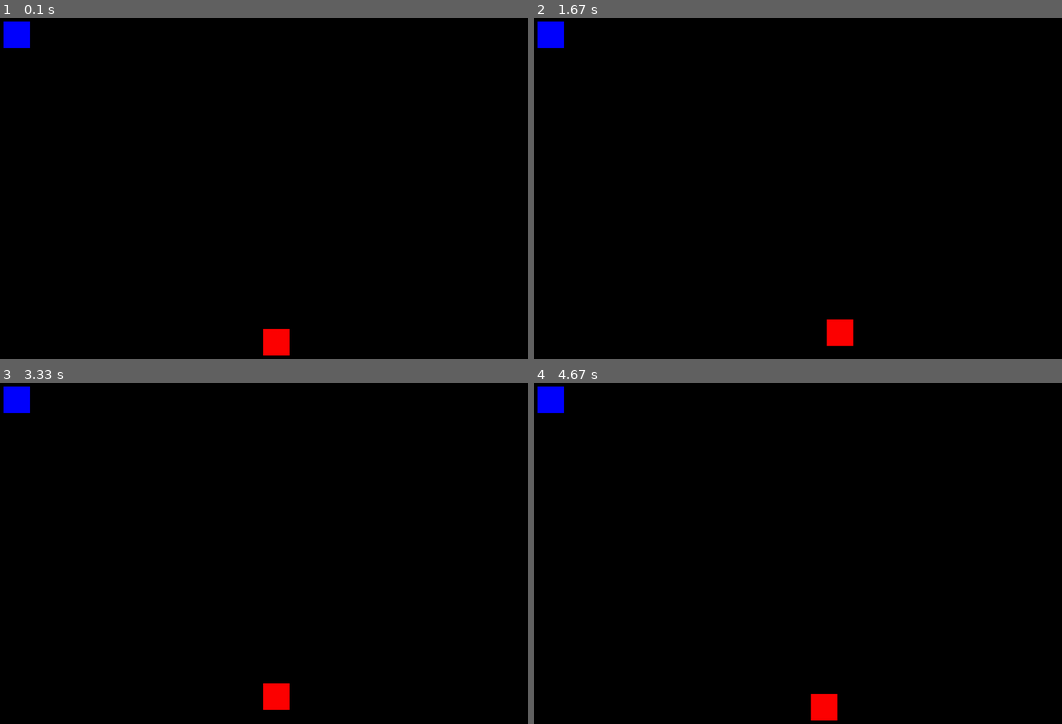
Above: before the commit, frames 1-4 (two rows, left to right).
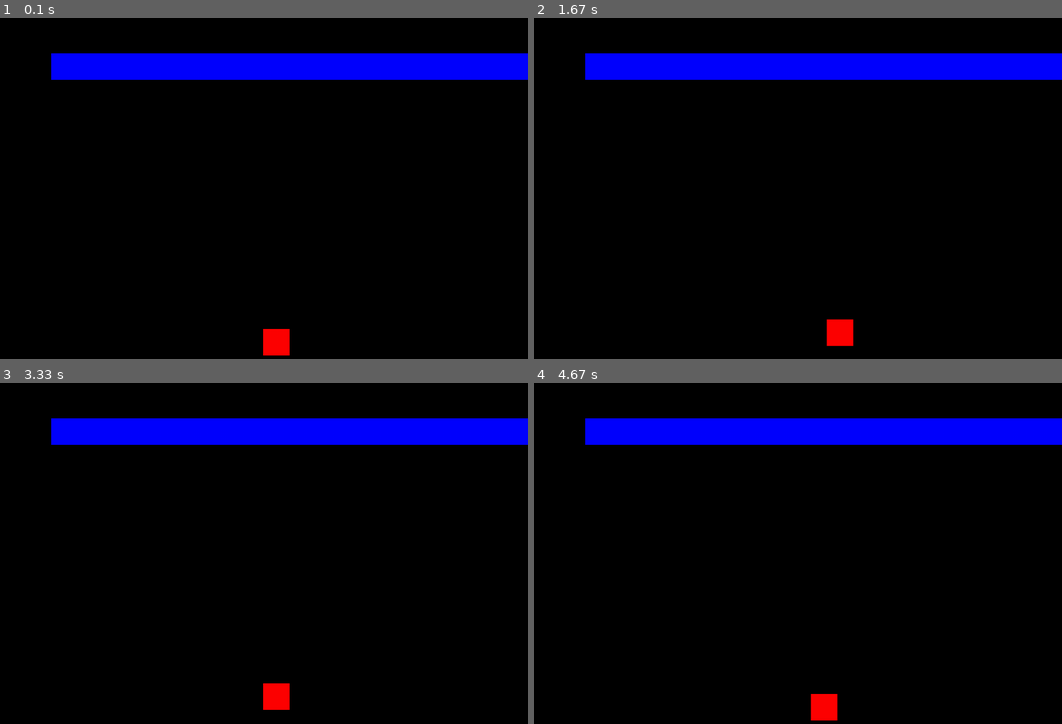
Above: after the commit, the same moments.

Repository: zeroIQ2018/Pygame-Test
Game: pygame game, started from app.py
Same seed, same stepped clock (60 frames per second), same inputs: the game is played once before the commit and once after it.
Inputs:
- Up to frame 1 (0.1 s): no input
- Up to frame 2 (1.67 s): hold D 0.33-0.8 s; hold W 0.83-1.13 s; hold D 1.17-1.63 s
- Up to frame 3 (3.33 s): hold A 1.67-2.2 s; hold S 2.23-2.53 s; hold A 2.57-2.97 s; hold W from 3 s (still down)
- Up to frame 4 (4.67 s): release W at 3.37 s; hold D 3.4-4.03 s; hold S 4.07-4.43 s; hold A from 4.47 s (still down)

The runs differ from the first frame. In frame 1, 7.4% of the frame differs, in the area x 0-100%, y 1-19%; in frame 2, 7.4%; in frame 3, 7.4%; in frame 4, 7.4%.

Commit message:
collisions now work

Diff:
--- a/app.py
+++ b/app.py
@@ -9,28 +9,45 @@
 pygame.display.set_caption('Movement')
 
 
+class Buscemi():
+
+
+    def draw(self):
+        return pygame.draw.rect(screen,"blue",(100,80,1000,50))
+
+
 class Player:
-    def __init__(self,vel,x,y):
+    def __init__(self,vel,x,y,buscemi):
         self.vel = vel
+        self.buscemi=buscemi
 
         self.x = x
         self.y = y
+        self.xold = None
+        self.yold = None
         self.jump = False
+        self.draw()
 
     def move(self):
-        k = pygame.key.get_pressed()
-        if k[pygame.K_a]:
-            self.x -= self.vel
-        if k[pygame.K_d]:
-            self.x += self.vel
-        if k[pygame.K_w]:
-            self.y -= self.vel
-        if k[pygame.K_s]:
-            self.y += self.vel
+        if not self.dude.colliderect(self.buscemi.draw()):
+            k = pygame.key.get_pressed()
+            self.xold = self.x
+            self.yold = self.y
+            if k[pygame.K_a]:
+                self.x -= self.vel
+            if k[pygame.K_d]:
+                self.x += self.vel
+            if k[pygame.K_w]:
+                self.y -= self.vel
+            if k[pygame.K_s]:
+                self.y += self.vel
+        else:
+            self.x = self.xold
+            self.y = self.yold
 
 
     def draw(self):
-        pygame.draw.rect(screen,"red",(self.x,self.y,50,50))
+        self.dude = pygame.draw.rect(screen,"red",(self.x,self.y,50,50))
 
     def bordercollsion(self):
         if self.x <=0:
@@ -51,7 +68,8 @@
 
 
 
-player = Player(1,500,600)
+en = Buscemi()
+player = Player(1,500,600,en)
 
 while True:
     screen.fill(bg)
@@ -65,6 +83,6 @@
                 pygame.quit
                 sys.exit()
 
+
     player.do()
-    en = pygame.draw.rect(screen,"blue",(10,20,50,50))
     pygame.display.update()
